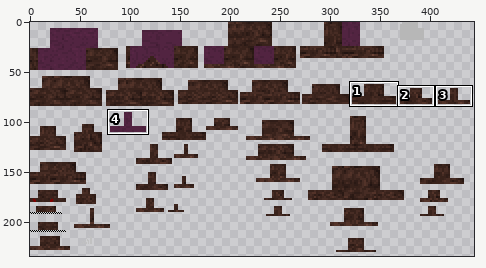
Sprite sheet, stored at src/main/resources/assets/starcraft/textures/model/hydralisk.png. The picture above shows the old version from afar; the outline marks the close-up.
Close-up. First the earlier version:
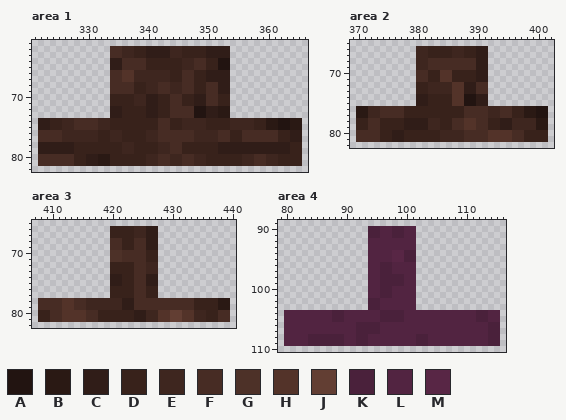
The file is 512x256 pixels. Pixels under 10% opacity are left out. Colours within 5 levels of each other are drawn and written as one. Shown: area 1: x 321..366, y 61..82; area 2: x 369..402, y 65..82; area 3: x 407..440, y 65..82; area 4: x 79..116, y 89..110. The wide view leaves out empty margins. The commit also changed other parts of the picture, which this record leaves out.
Palette (. is transparent): A #221411  B #2a1914  C #301d18  D #38221b  E #3e261f  F #472c24  G #4d3128  H #533329  J #623e33  K #4a213b  L #522441  M #582645
Pixels before, area 1, first column x 322:
62 ............FFEEDDCCCCEEDDDDCCCC............
63 ............FFEEDDCCCCEEDDDDCCCC............
64 ............CCFFFFDDDDDDEEFFDDAA............
65 ............CCFFFFDDDDDDEEFFDDAA............
66 ............FFHHEEEEEEDDFFDDCCCC............
67 ............FFHHEEEEEEDDFFDDCCCC............
68 ............FFFFDDEEFFEEFFDDFFCC............
69 ............FFFFDDEEFFEEFFDDFFCC............
70 ............DDDDEECCDDFFDDCCFFDD............
71 ............DDDDEECCDDFFDDCCFFDD............
72 ............CCDDDDCCDDFFFFAACCBB............
73 ............CCDDDDCCDDFFFFAACCBB............
74 CCDDEEFFFFEEDDDDDDDDFFDDEEEEDDDDEEEEDDBBAABB
75 CCDDEEFFFFEEDDDDDDDDFFDDEEEEDDDDEEEEDDBBAABB
76 FFFFEEEEEEDDEEDDDDEEFFFFFFEEEEFFDDFFFFFFDDCC
77 FFFFEEEEEEDDEEDDDDEEFFFFFFEEEEFFDDFFFFFFDDCC
78 CCCCCCDDDDDDDDEEDDDDEEFFDDDDDDCCCCCCCCCCCCDD
79 CCCCCCDDDDDDDDEEDDDDEEFFDDDDDDCCCCCCCCCCCCDD
80 FFFFFFDDCCBBDDDDDDEEFFEEFFEEDDDDDDEEFFEEDDDD
81 FFFFFFDDCCBBDDDDDDEEFFEEFFEEDDDDDDEEFFEEDDDD
Pixels before, area 2, first column x 370:
66 ..........EEDDDDEEDDCC..........
67 ..........EEDDDDEEDDCC..........
68 ..........EEFFFFFFFFCC..........
69 ..........EEFFFFFFFFCC..........
70 ..........FFDDHHDDDDCC..........
71 ..........FFDDHHDDDDCC..........
72 ..........DDEEEEHHCCFF..........
73 ..........DDEEEEHHCCFF..........
74 ..........CCDDDDHHAACC..........
75 ..........CCDDDDHHAACC..........
76 BBEEFFFFDDDDDDDDDDFFFFEEFFDDBBAA
77 BBEEFFFFDDDDDDDDDDFFFFEEFFDDBBAA
78 DDFFDDDDCCCCEEDDFFHHFFDDCCEEEEBB
79 DDFFDDDDCCCCEEDDFFHHFFDDCCEEEEBB
80 FFFFDDCCDDDDDDEEEEFFFFHHHHFFDDDD
81 FFFFDDCCDDDDDDEEEEFFFFHHHHFFDDDD
Pixels before, area 3, first column x 408:
66 ............DDDDEECC............
67 ............DDDDEECC............
68 ............FFDDFFCC............
69 ............FFDDFFCC............
70 ............GGFFFFDD............
71 ............GGFFFFDD............
72 ............DDDDFFEE............
73 ............DDDDFFEE............
74 ............CCDDFFCC............
75 ............CCDDFFCC............
76 ............DDDDFFDD............
77 ............DDDDFFDD............
78 FFFFHHFFEEEEEECCFFFFFFFFFFDDDDBB
79 FFFFHHFFEEEEEECCFFFFFFFFFFDDDDBB
80 DDFFHHHHFFDDDDDDCCEEHHJJHHEEDDFF
81 DDFFHHHHFFDDDDDDCCEEHHJJHHEEDDFF
Pixels before, area 4, first column x 80:
 90 ..............KKLLKKLL..............
 91 ..............KKLLKKLL..............
 92 ..............LLLLLLLL..............
 93 ..............LLLLLLLL..............
 94 ..............LLLLMMKK..............
 95 ..............LLLLMMKK..............
 96 ..............LLKKLLLL..............
 97 ..............LLKKLLLL..............
 98 ..............LLKKKKLL..............
 99 ..............LLKKKKLL..............
100 ..............LLKKLLLL..............
101 ..............LLKKLLLL..............
102 ..............KKLLLLLL..............
103 ..............KKLLLLLL..............
104 LLLLLLLLKKLLLLLLKKKKLLLLLLLLLLLLKKLL
105 LLLLLLLLKKLLLLLLKKKKLLLLLLLLLLLLKKLL
106 LLLLLLLLLLLLKKKKLLLLLLLLLLLLLLLLLLKK
107 LLLLLLLLLLLLKKKKLLLLLLLLLLLLLLLLLLKK
108 LLLLKKKKKKLLKKLLLLLLLLKKLLLLLLLLLLKK
109 LLLLKKKKKKLLKKLLLLLLLLKKLLLLLLLLLLKK
After the commit:
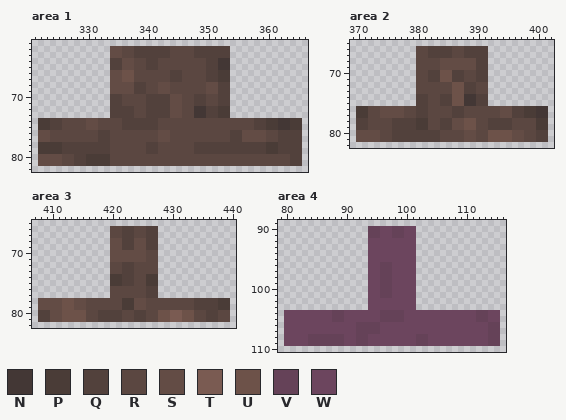
Colours new in this view: N #433735  P #4a3c37  Q #52413c  R #5b4741  S #634c45  T #7a5b52  U #6d5249  V #654258  W #6c455e
Diff:
Changed rows in their new state; - is an unchanged pixel.
Area 1:
first column x 322:
62 ------------SSRRQQQQQQRRRRQQQQQQ------------
63 ------------SSRRQQQQQQRRRRQQQQQQ------------
64 ------------QQSSRRQQRRRRRRRRQQNN------------
65 ------------QQSSRRQQRRRRRRRRQQNN------------
66 ------------SSUURRRRRRQQRRRRQQPP------------
67 ------------SSUURRRRRRQQRRRRQQPP------------
68 ------------SSSSQQRRSSRRRRRRSSQQ------------
69 ------------SSSSQQRRSSRRRRRRSSQQ------------
70 ------------QQRRRRQQQQSSRRQQRRQQ------------
71 ------------QQRRRRQQQQSSRRQQRRQQ------------
72 ------------QQQQRRQQQQSSRRNNQQPP------------
73 ------------QQQQRRQQQQSSRRNNQQPP------------
74 PPQQRRRRSSRRRRQQQQQQRRRRRRRRRRRRRRRRQQPPNNPP
75 PPQQRRRRSSRRRRQQQQQQRRRRRRRRRRRRRRRRQQPPNNPP
76 SSRRRRRRRRQQRRRRRRRRSSRRRRRRRRRRQQSSSSRRQQQQ
77 SSRRRRRRRRQQRRRRRRRRSSRRRRRRRRRRQQSSSSRRQQQQ
78 PPPPQQQQQQQQRRRRRRQQRRRRRRQQQQQQQQQQQQPPQQQQ
79 PPPPQQQQQQQQRRRRRRQQRRRRRRQQQQQQQQQQQQPPQQQQ
80 SSSSRRQQPPPPRRRRRRRRRRRRRRRRRRRRRRRRRRRRRRQQ
81 SSSSRRQQPPPPRRRRRRRRRRRRRRRRRRRRRRRRRRRRRRQQ
Area 2:
first column x 370:
66 ----------RRQQQQRRQQQQ----------
67 ----------RRQQQQRRQQQQ----------
68 ----------RRRRSSSSSSQQ----------
69 ----------RRRRSSSSSSQQ----------
70 ----------RRQQUUQQRRQQ----------
71 ----------RRQQUUQQRRQQ----------
72 ----------RRRRRRUUQQRR----------
73 ----------RRRRRRUUQQRR----------
74 ----------QQRRQQUUNNQQ----------
75 ----------QQRRQQUUNNQQ----------
76 PPRRSSSSRRQQRRRRQQRRRRRRSSQQPPNN
77 PPRRSSSSRRQQRRRRQQRRRRRRSSQQPPNN
78 QQRRRRQQQQPPRRQQSSUURRQQQQRRRRPP
79 QQRRRRQQQQPPRRQQSSUURRQQQQRRRRPP
80 SSSSRRQQQQQQQQRRRRSSRRUUUUSSRRQQ
81 SSSSRRQQQQQQQQRRRRSSRRUUUUSSRRQQ
Area 3:
first column x 408:
66 ------------RRQQRRQQ------------
67 ------------RRQQRRQQ------------
68 ------------SSQQSSQQ------------
69 ------------SSQQSSQQ------------
70 ------------SSSSSSRR------------
71 ------------SSSSSSRR------------
72 ------------RRQQRRRR------------
73 ------------RRQQRRRR------------
74 ------------PPQQRRPP------------
75 ------------PPQQRRPP------------
76 ------------RRRRRRQQ------------
77 ------------RRRRRRQQ------------
78 SSSSUUSSRRRRRRPPSSRRRRRRRRQQQQPP
79 SSSSUUSSRRRRRRPPSSRRRRRRRRQQQQPP
80 QQSSUUUURRQQQQRRQQRRUUTTUURRQQRR
81 QQSSUUUURRQQQQRRQQRRUUTTUURRQQRR
Area 4:
first column x 80:
 90 --------------VVWWVVWW--------------
 91 --------------VVWWVVWW--------------
 92 --------------WWWWWWWW--------------
 93 --------------WWWWWWWW--------------
 94 --------------WWWWWWWW--------------
 95 --------------WWWWWWWW--------------
 96 --------------WWVVWWWW--------------
 97 --------------WWVVWWWW--------------
 98 --------------WWVVWWWW--------------
 99 --------------WWVVWWWW--------------
100 --------------WWVVWWWW--------------
101 --------------WWVVWWWW--------------
102 --------------WWWWWWWW--------------
103 --------------WWWWWWWW--------------
104 WWWWWWWWVVWWWWWWVVVVWWWWWWWWWWWWVVWW
105 WWWWWWWWVVWWWWWWVVVVWWWWWWWWWWWWVVWW
106 WWWWWWWWWWWWVVVVWWWWWWWWWWWWWWWWWWVV
107 WWWWWWWWWWWWVVVVWWWWWWWWWWWWWWWWWWVV
108 WWWWVVVVVVWWVVWWWWWWWWVVWWWWWWWWWWVV
109 WWWWVVVVVVWWVVWWWWWWWWVVWWWWWWWWWWVV
Where, in picture pixels (left, top, right, bottom), the same in both close-ups:
changed: (38, 46, 302, 166)
changed: (356, 46, 548, 142)
changed: (38, 226, 230, 322)
changed: (284, 226, 500, 346)
